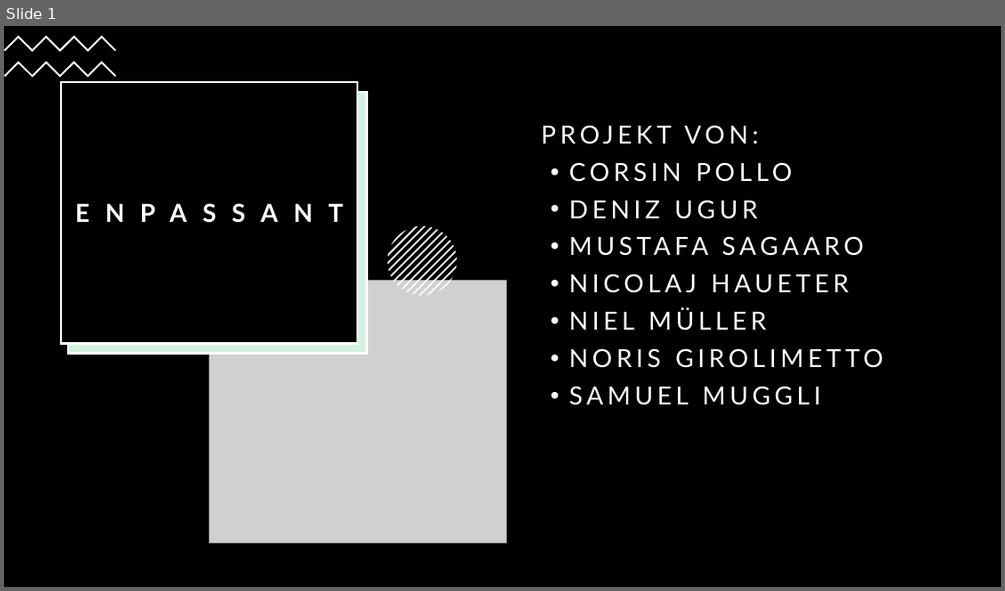
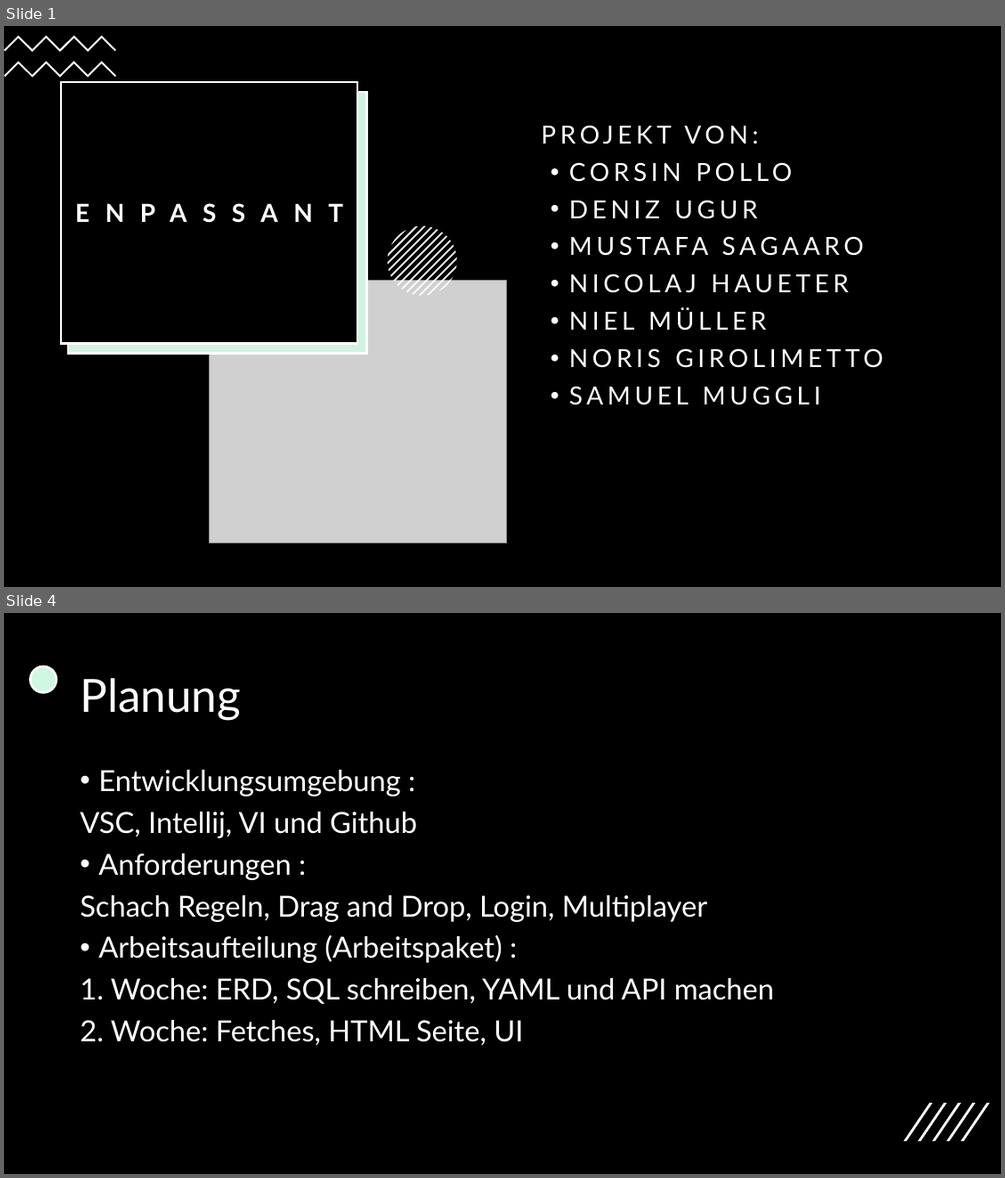
Before and after one commit to Uruguruu/enPassant, a slide deck: enPassantPitch.pptx. Shown one above the other, each under a label of ours: slide 1 before the commit, slides 1 and 4 after it; the slides between them are not shown. The pictures are 1005x591 and 1005x1178 pixels, drawn with LibreOffice and Linux fonts; fonts in the diff are those of the drawing; grey boxes stand for pictures. Boxes give left, top, right and bottom in pixels: in the first picture for what was removed or moved away, otherwise in the second. Text is boxed around its words. In the diff, an @@ line names an element or a change of style, - is before the commit and + after.

```diff
--- a/enPassantPitch.pptx
+++ b/enPassantPitch.pptx
@@ slide 4 added at <box>4,613,1001,1174</box>, background #000000 @@
@@ ellipse added at <box>30,666,57,692</box>, fill #CFF7E1, outline #FFFFFF 2.25 pt @@
@@ title added at <box>80,678,241,720</box>, 44 pt, text #FFFFFF @@
+Planung
@@ text added at <box>80,770,774,1045</box>, 28 pt, text #FFFFFF @@
+• Entwicklungsumgebung :
+VSC, Intellij, VI und Github
+• Anforderungen :
+Schach Regeln, Drag and Drop, Login, Multiplayer
+• Arbeitsaufteilung (Arbeitspaket) :
+1. Woche: ERD, SQL schreiben, YAML und API machen
+2. Woche: Fetches, HTML Seite, UI
@@ group added at <box>904,1103,989,1141</box>: 5 freeform shapes @@
```
Also in this commit, not shown: 3 other slides added.
